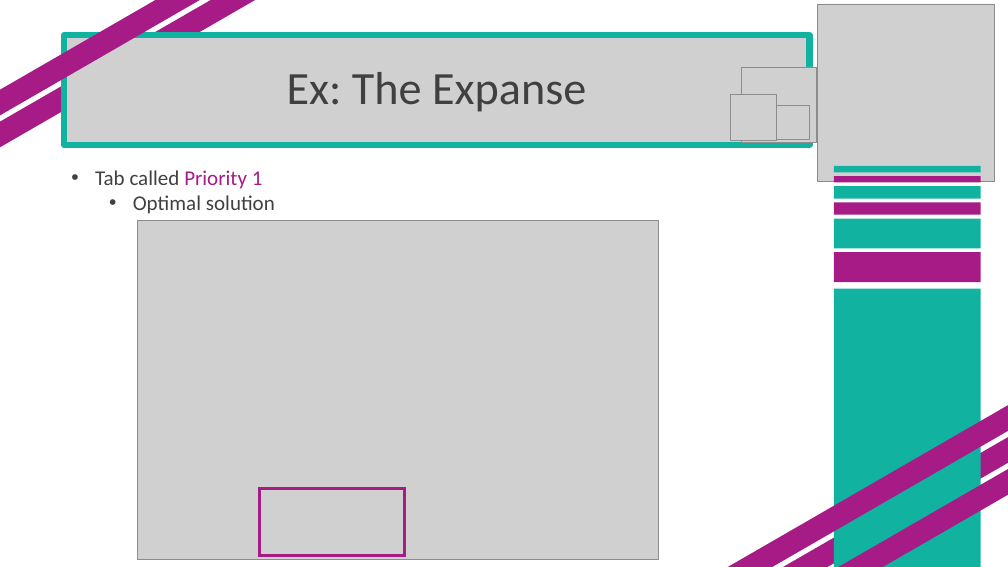
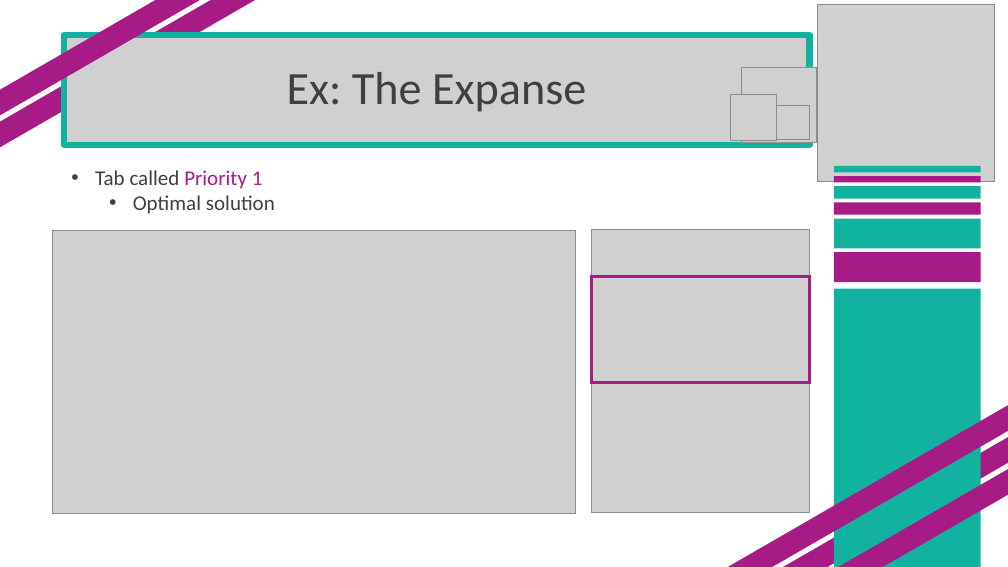
Before and after one commit to SuperMarioGiacomazzo/STOR305_WEBSITE, a slide deck: slide 13 of Lectures/Lecture 17/Lecture 17.pptx. Drawn at 1008x567 pixels with LibreOffice and Linux fonts; fonts in the diff are those of the drawing; grey boxes stand for pictures. Boxes give left, top, right and bottom in pixels: in the first picture for what was removed or moved away, otherwise in the second. Text is boxed around its words. In the diff, an @@ line names an element or a change of style, - is before the commit and + after.

```diff
--- a/Lectures/Lecture 17/Lecture 17.pptx
+++ b/Lectures/Lecture 17/Lecture 17.pptx
@@ picture: place and size @@
-picture at bbox=[138, 221, 658, 560]
+picture at bbox=[53, 231, 576, 513]
@@ picture added at bbox=[591, 230, 810, 513] @@
@@ rectangle: place and size @@
-rectangle at bbox=[259, 488, 404, 555]
+rectangle at bbox=[591, 276, 810, 383]
```
Also in this commit, not shown: 6 other slides changed, 9 other files.
